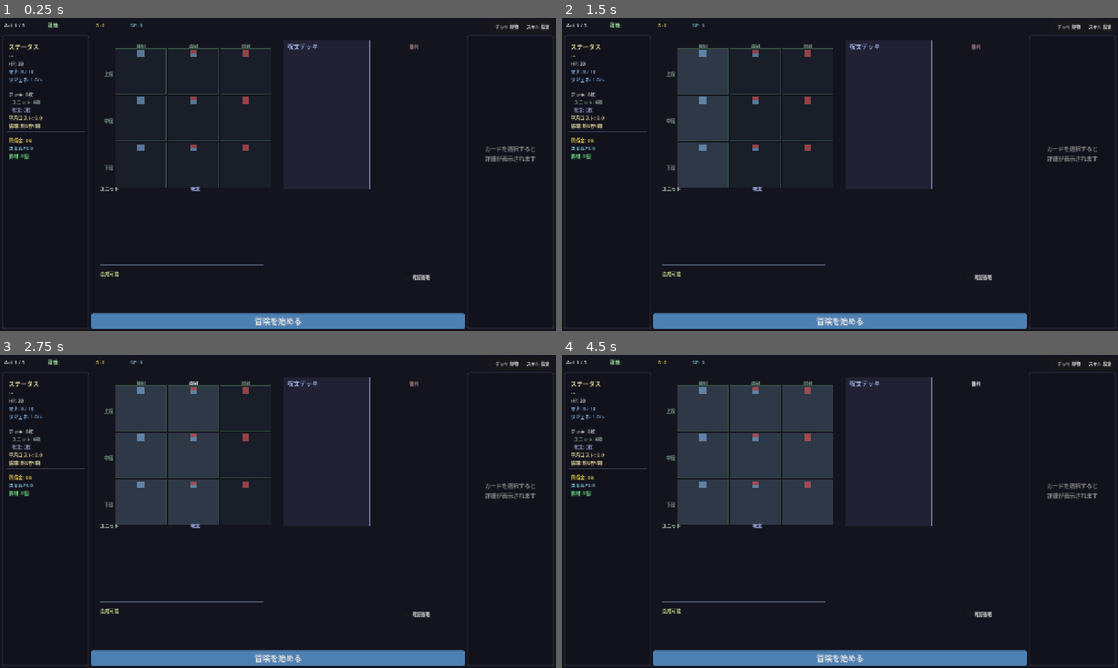
Above: before the commit, frames 1-4 (two rows, left to right).
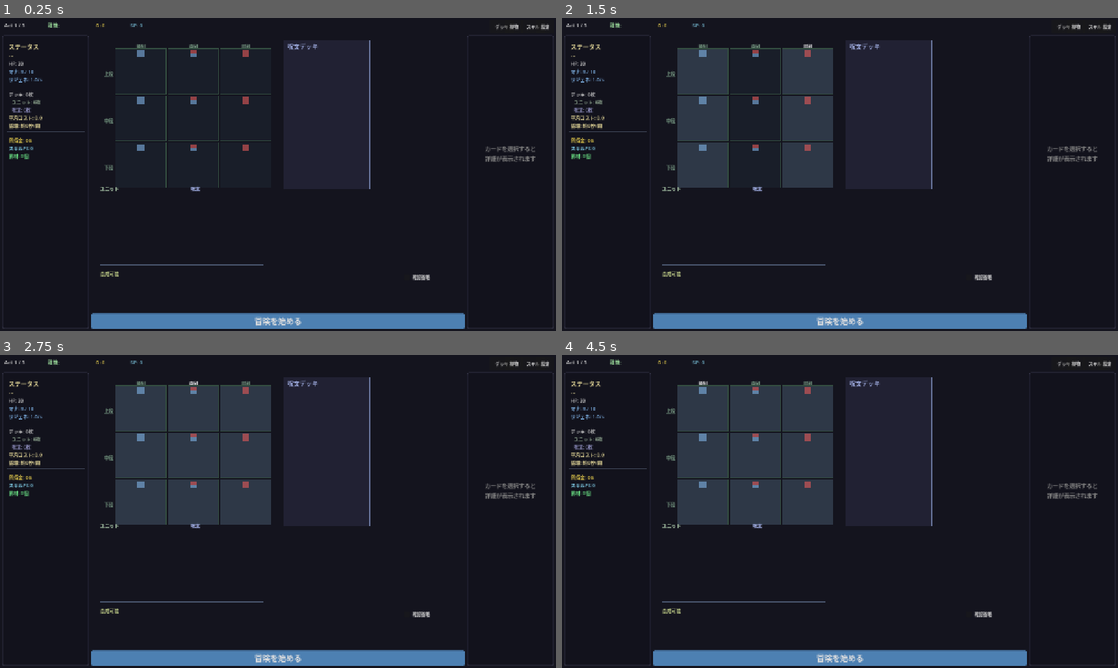
Above: after the commit, the same moments.

Repository: kazumak334-create/dungeon-board-game
Game: Godot game, scene res://scenes/DeckPrep.tscn
Same seed, same stepped clock (60 frames per second), same inputs: the game is played once before the commit and once after it. This scene is started directly instead of the project's main scene.
Inputs:
- Up to frame 1 (0.25 s): no input
- Up to frame 2 (1.5 s): click "後列" at 0.5 s; click "前列" at 1.25 s
- Up to frame 3 (2.75 s): click "中列" at 2 s
- Up to frame 4 (4.5 s): click "中列" at 2.75 s; click "前列" at 3.5 s; click "後列" at 4.25 s

The runs differ from the first frame. In frame 1, less than 0.1% of the frame differs, in the area x 73-76%, y 8-11%; in frame 2, 3.9%, in the area x 39-76%, y 8-55%; in frame 3, 3.9%; in frame 4, less than 0.1%.
Error before the commit: Out of bounds get index '1' (on base: 'Array') (res://scripts/DeckPrepBoard.gd:1211)

Commit message:
fix: #3 敵陣の列ラベル削除
## 問題
敵陣の列ラベル（前列/中列/後列）が表示されていた

## 修正
_build_board_col_labels()から敵陣ラベル生成コードを削除:
- line 90: var enemy_cols削除
- line 105-114: 敵陣列ラベル生成ループ削除

変更行番号: line 87-114

Co-Authored-By: Claude Sonnet 4.5 <noreply@anthropic.com>

Diff:
--- a/scripts/DeckPrepBoard.gd
+++ b/scripts/DeckPrepBoard.gd
@@ -84,11 +84,10 @@
 	# ⑥ 合成可能エリア（中央下部）
 	_build_synthesis_area(sub_area_y)
 
-# 自陣・敵陣ラベル完全削除 → 列ラベルのみ残す
+# 自陣列ラベルのみ表示（敵陣ラベル削除）
 func _build_board_col_labels(enemy_x: float) -> void:
 	var ally_cols = ["後列", "中列", "前列"]
-	var enemy_cols = ["前列", "中列", "後列"]
-	# チェックボックスは左下に移動したため、列ラベルは盤面上部に直接配置
+	# 列ラベルは盤面上部に直接配置
 	var col_label_y = BOARD_Y + 5
 	for ci in range(3):
 		var al = Button.new()
@@ -101,17 +100,6 @@
 		var ally_ci = ci
 		al.pressed.connect(func(): select_col(0, ally_ci))
 		tab_container.add_child(al)
-
-		var el = Button.new()
-		el.text = enemy_cols[ci]
-		el.flat = true
-		el.position = Vector2(enemy_x + ci * (CELL_W + CELL_GAP), col_label_y)
-		el.size = Vector2(CELL_W, 16)
-		el.add_theme_font_size_override("font_size", 10)
-		el.add_theme_color_override("font_color", Color(0.65, 0.5, 0.5))
-		var enemy_ci = ci
-		el.pressed.connect(func(): select_col(1, enemy_ci))
-		tab_container.add_child(el)
 
 # セル行の開始Y（列ラベル5px + 16px + 4px余白 = 25px）
 const CELLS_START_Y = BOARD_Y + 25
